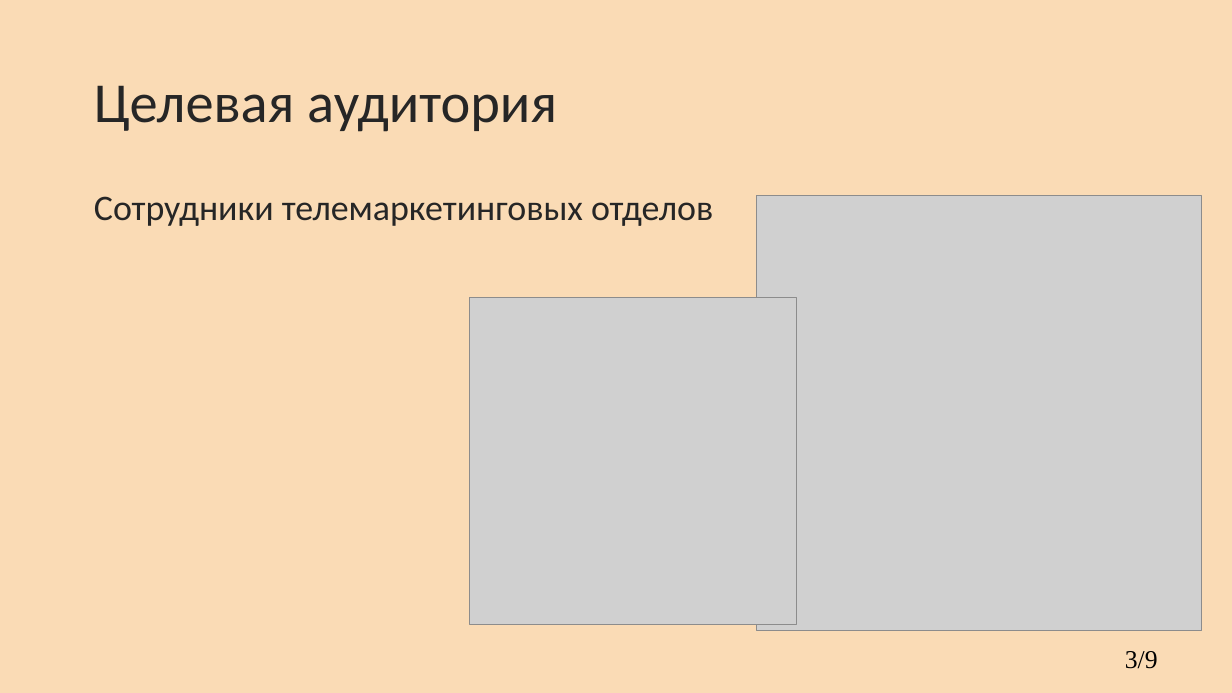
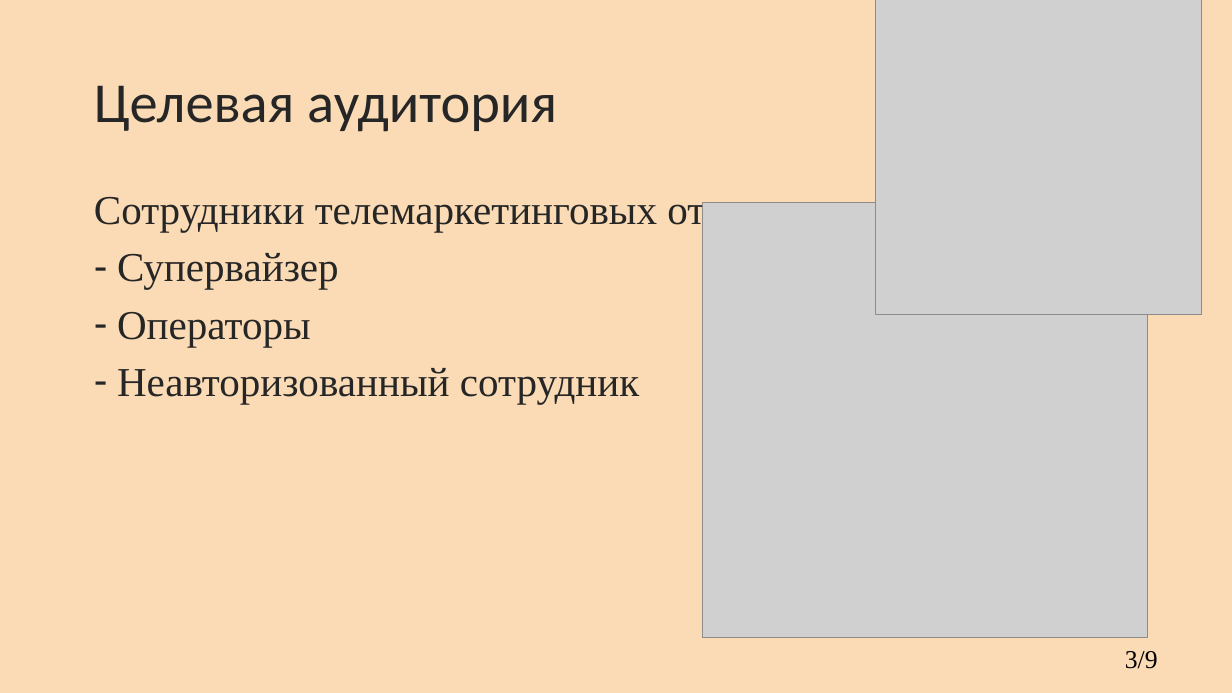
Before and after one commit to kkerra/CourseProject, a slide deck: slide 3 of кп.pptx. Drawn at 1232x693 pixels with LibreOffice and Linux fonts; fonts in the diff are those of the drawing; grey boxes stand for pictures; background and template pictures are left out. Boxes give left, top, right and bottom in pixels: in the first picture for what was removed or moved away, otherwise in the second. Text is boxed around its words. In the diff, an @@ line names an element or a change of style, - is before the commit and + after.

```diff
--- a/кп.pptx
+++ b/кп.pptx
@@ picture: place and size @@
-picture at bbox=[470, 298, 797, 624]
+picture at bbox=[876, 0, 1202, 314]
@@ text at bbox=[94, 192, 815, 404]: text changed; size 28 to 32 pt; font Calibri to Times New Roman @@
-Сотрудники телемаркетинговых отделов
+Сотрудники телемаркетинговых отделов:
+– Супервайзер
+– Операторы
+– Неавторизованный сотрудник
@@ picture: place and size @@
-picture at bbox=[757, 196, 1202, 631]
+picture at bbox=[702, 202, 1148, 638]
```
Also in this commit, not shown: 5 other slides changed, 1 other file.
